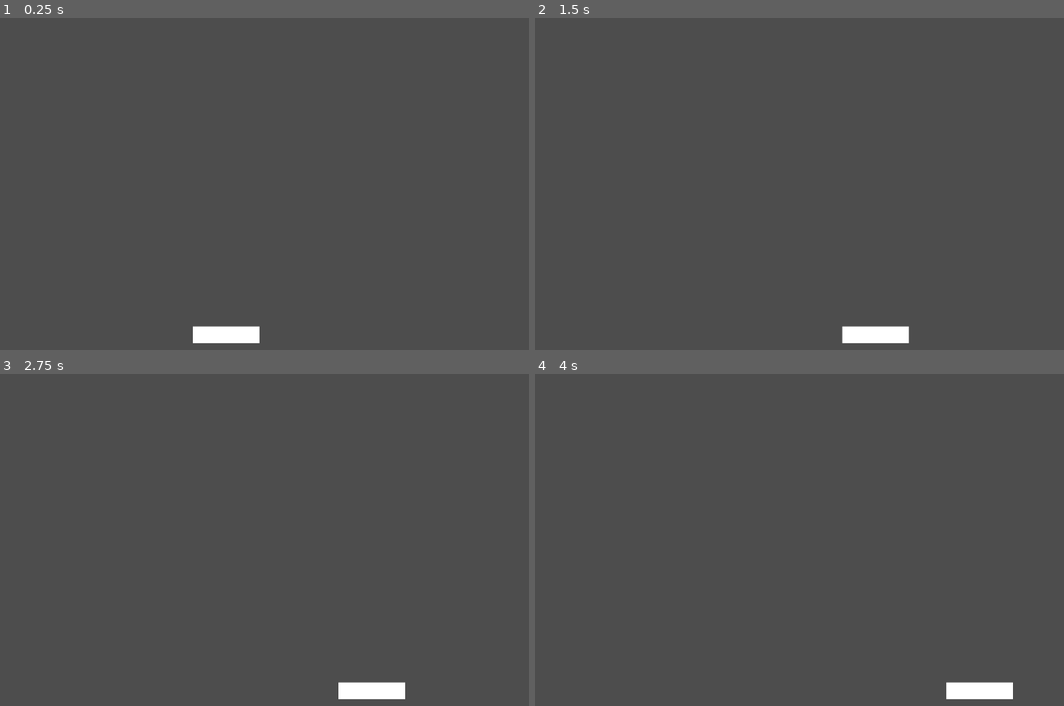
Above: before the commit, frames 1-4 (two rows, left to right).
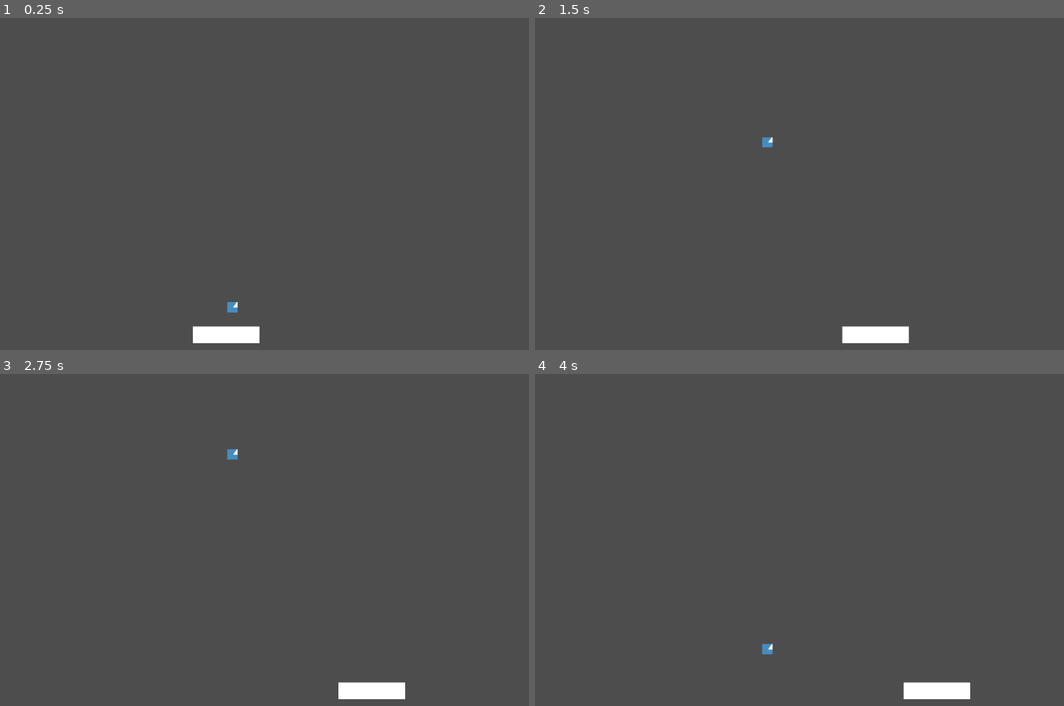
Above: after the commit, the same moments.

Repository: gmonacho/breakout
Game: Godot game, scene res://game.tscn
The game is run twice, just before and just after one commit, with the same random seed, the same clock (stepped at 60 frames per second) and the same inputs. The engine's default icon, where the game draws it, is replaced by a stand-in: a white triangle on a blue panel in a dark square.
Inputs:
- Up to frame 1 (0.25 s): no input
- Up to frame 2 (1.5 s): hold D (right) 0.53-1.28 s; hold A (left) from 1.28 s (still down)
- Up to frame 3 (2.75 s): release A (left) at 2.03 s; hold D (right) from 2.03 s (still down)
- Up to frame 4 (4 s): release D (right) at 3.53 s; hold A (left) from 3.53 s (still down)

The runs differ from the first frame. In frame 1, less than 0.1% of the frame differs, in the area x 42-45%, y 85-89%; in frame 2, less than 0.1%; in frame 3, less than 0.1%; in frame 4, 0.9%, in the area x 42-91%, y 81-98%.

Commit message:
implement map

Diff:
--- a/ball.gd
+++ b/ball.gd
@@ -1,7 +1,4 @@
-extends RigidBody2D
-
-
-var velocity: Vector2
+extends CharacterBody2D
 
 const SPEED = 300
 # Called when the node enters the scene tree for the first time.
@@ -16,8 +13,9 @@
 
 	if !collision:
 		return
+
 	velocity = velocity.bounce(collision.get_normal())
 
 func start_ball(start_position: Vector2):
 	randomize()
-	velocity = Vector2(randf_range(-1, 1), randf_range(-.1, -1)).normalized()
+	velocity = Vector2(0, 1).normalized()
--- a/ball.tscn
+++ b/ball.tscn
@@ -5,7 +5,7 @@
 
 [sub_resource type="CircleShape2D" id="CircleShape2D_o6gtp"]
 
-[node name="Ball" type="RigidBody2D"]
+[node name="Ball" type="CharacterBody2D"]
 script = ExtResource("1_n54dn")
 
 [node name="CollisionShape2D" type="CollisionShape2D" parent="."]
--- a/character.tscn
+++ b/character.tscn
@@ -14,7 +14,7 @@
 fill_from = Vector2(0.56422, 0)
 
 [node name="PlayerCharacter" type="AnimatableBody2D"]
-collision_layer = 0
+sync_to_physics = false
 script = ExtResource("1_yoimf")
 
 [node name="CollisionShape2D" type="CollisionShape2D" parent="."]
--- a/game.tscn
+++ b/game.tscn
@@ -1,6 +1,8 @@
-[gd_scene load_steps=2 format=3 uid="uid://bthjrtwnymffg"]
+[gd_scene load_steps=4 format=3 uid="uid://bdbpfskcv0oxt"]
 
-[ext_resource type="PackedScene" uid="uid://57w76lsm0hnc" path="res://character.tscn" id="1_s84lg"]
+[ext_resource type="PackedScene" uid="uid://dsl4o1uopnspt" path="res://character.tscn" id="1_s84lg"]
+[ext_resource type="PackedScene" uid="uid://bkiv6v08u6ff4" path="res://ball.tscn" id="2_brnc2"]
+[ext_resource type="PackedScene" uid="uid://bemqxvauxqqtn" path="res://map.tscn" id="3_200tr"]
 
 [node name="Game" type="Node2D"]
 
@@ -8,4 +10,8 @@
 
 [node name="MyPlayerCharacter" parent="." instance=ExtResource("1_s84lg")]
 position = Vector2(570, 610)
-sync_to_physics = false
+
+[node name="Ball" parent="." instance=ExtResource("2_brnc2")]
+position = Vector2(582, 482)
+
+[node name="Map" parent="." instance=ExtResource("3_200tr")]
--- /dev/null
+++ b/map.tscn
@@ -0,0 +1,38 @@
+[gd_scene load_steps=5 format=3 uid="uid://bemqxvauxqqtn"]
+
+[sub_resource type="WorldBoundaryShape2D" id="WorldBoundaryShape2D_xecwf"]
+normal = Vector2(1, 0)
+
+[sub_resource type="WorldBoundaryShape2D" id="WorldBoundaryShape2D_2grkx"]
+normal = Vector2(-1, 0)
+
+[sub_resource type="WorldBoundaryShape2D" id="WorldBoundaryShape2D_h1myp"]
+normal = Vector2(0, 1)
+
+[sub_resource type="WorldBoundaryShape2D" id="WorldBoundaryShape2D_efciv"]
+
+[node name="map" type="Node2D"]
+
+[node name="Left" type="StaticBody2D" parent="."]
+
+[node name="CollisionShape2D" type="CollisionShape2D" parent="Left"]
+position = Vector2(0, 96)
+shape = SubResource("WorldBoundaryShape2D_xecwf")
+
+[node name="Right" type="StaticBody2D" parent="."]
+
+[node name="CollisionShape2D" type="CollisionShape2D" parent="Right"]
+position = Vector2(1152, 102)
+shape = SubResource("WorldBoundaryShape2D_2grkx")
+
+[node name="Right2" type="StaticBody2D" parent="."]
+
+[node name="CollisionShape2D" type="CollisionShape2D" parent="Right2"]
+position = Vector2(595, 0)
+shape = SubResource("WorldBoundaryShape2D_h1myp")
+
+[node name="Right3" type="StaticBody2D" parent="."]
+
+[node name="CollisionShape2D" type="CollisionShape2D" parent="Right3"]
+position = Vector2(595, 648)
+shape = SubResource("WorldBoundaryShape2D_efciv")
Not shown: 1 places in character.tscn that only renumber resources
